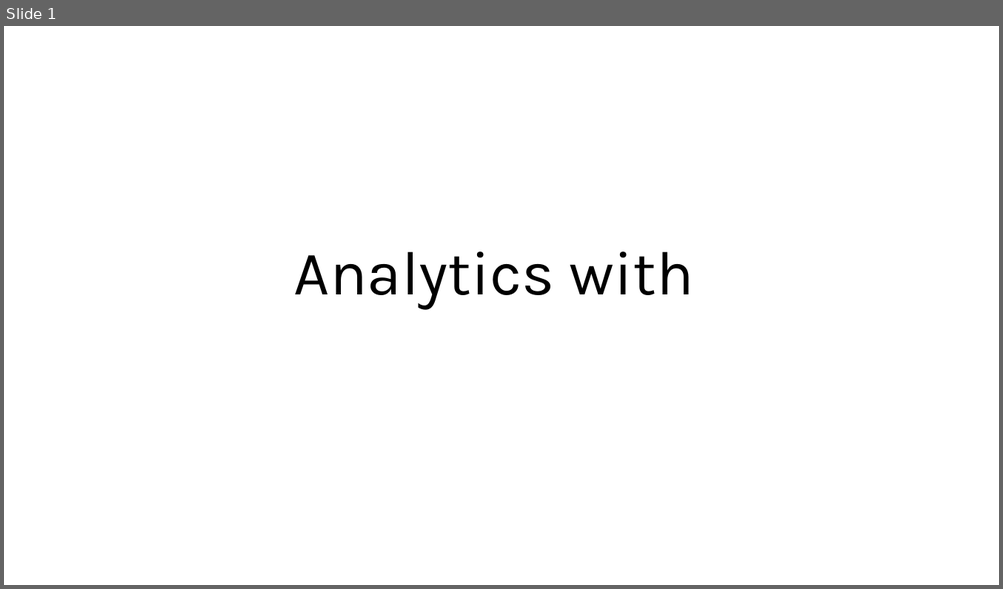
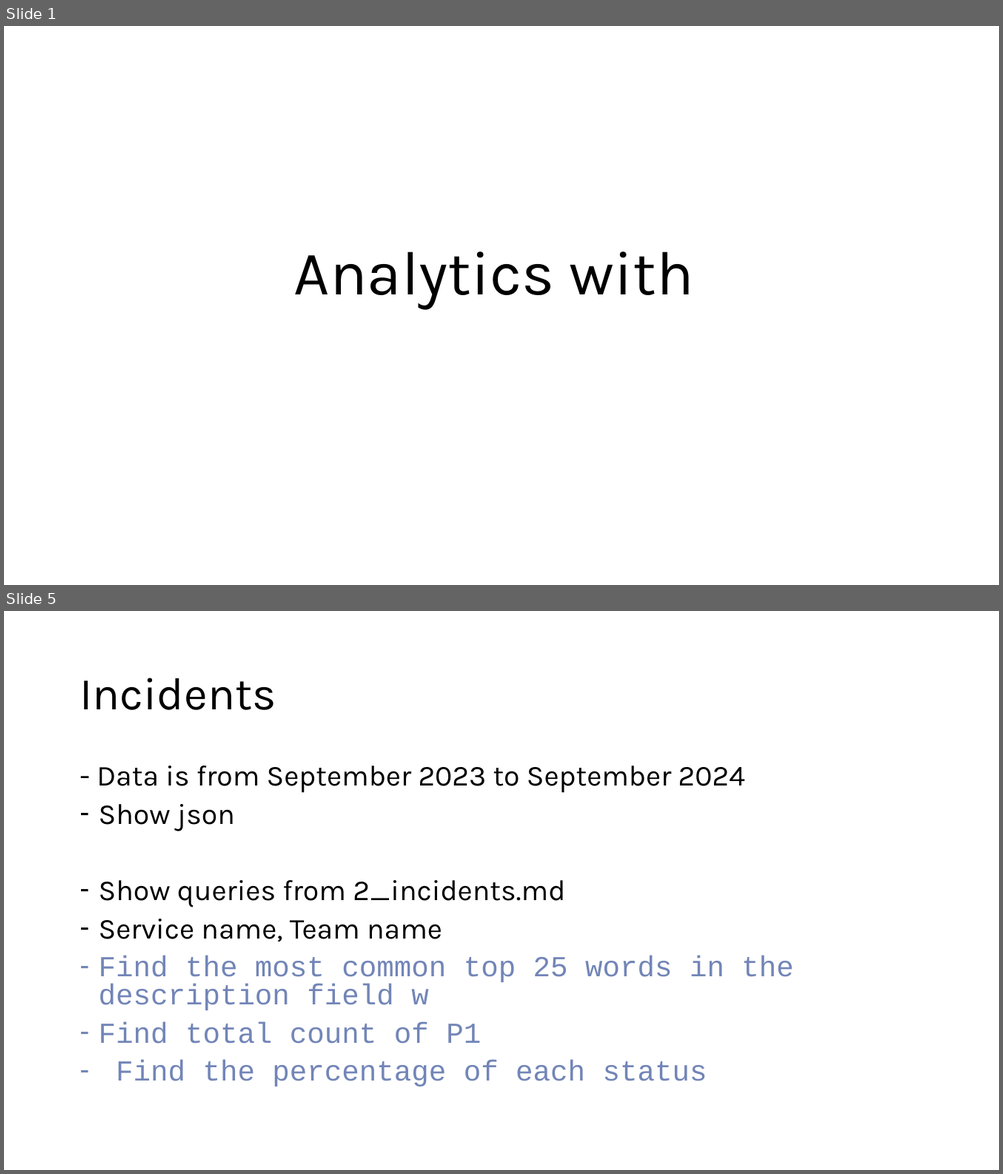
Before and after one commit to iyusufhpe/cope_pagerduty, a slide deck: docs/Analytics with DuckDB.pptx. Shown one above the other, each under a label of ours: slide 1 before the commit, slides 1 and 5 after it; the slides between them are not shown. The pictures are 1003x589 and 1003x1174 pixels, drawn with LibreOffice and Linux fonts; fonts in the diff are those of the drawing. Boxes give left, top, right and bottom in pixels: in the first picture for what was removed or moved away, otherwise in the second. Text is boxed around its words. In the diff, an @@ line names an element or a change of style, - is before the commit and + after.

```diff
--- a/docs/Analytics with DuckDB.pptx
+++ b/docs/Analytics with DuckDB.pptx
@@ slide 5 added at bbox=[4, 611, 999, 1170], background #FFFFFF @@
@@ title added at bbox=[79, 678, 276, 710], 44 pt, text #000000 @@
+Incidents
@@ text added at bbox=[96, 766, 793, 1087], 28 pt, text #000000 @@
+- Data is from September 2023 to September 2024
+– Show json
+– Show queries from 2_incidents.md
+– Service name, Team name
+– Find the most common top 25 words in the description field w
+– Find total count of P1
+– Find the percentage of each status
```
Also in this commit, not shown: 3 slides changed, 2 other slides added, 1 slide removed, 3 other files.
